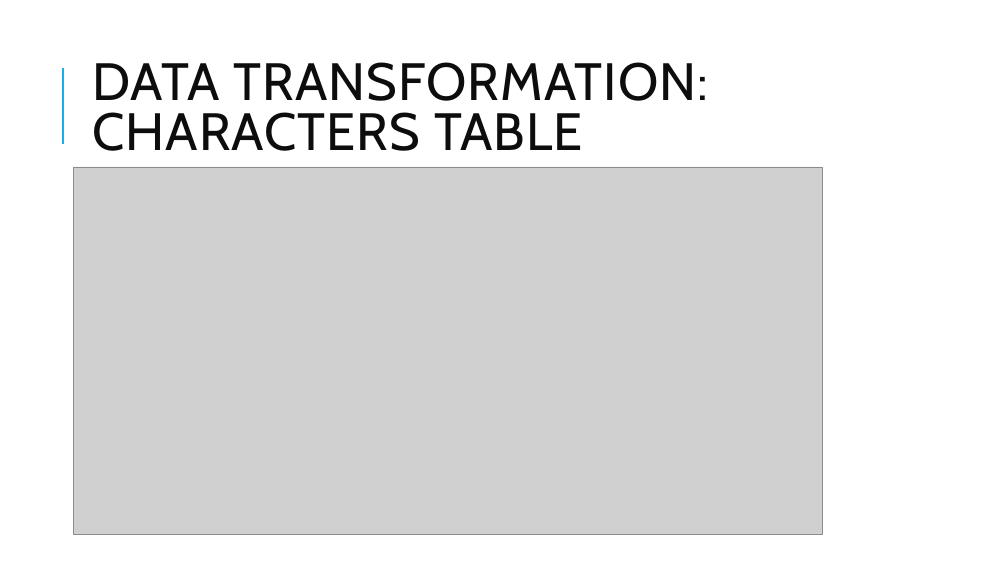
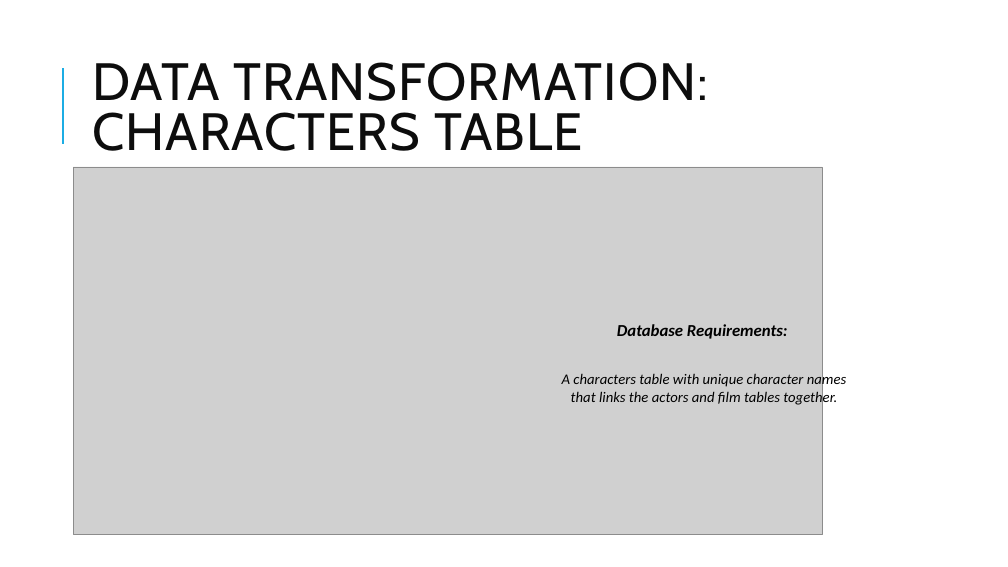
Before and after one commit to KyoldFusion/IMDB-Netflix-, a slide deck: slide 16 of PROJECT 2 (1).pptx. Drawn at 1008x567 pixels with LibreOffice and Linux fonts; fonts in the diff are those of the drawing; grey boxes stand for pictures. Boxes give left, top, right and bottom in pixels: in the first picture for what was removed or moved away, otherwise in the second. Text is boxed around its words. In the diff, an @@ line names an element or a change of style, - is before the commit and + after.

```diff
--- a/PROJECT 2 (1).pptx
+++ b/PROJECT 2 (1).pptx
@@ text added at [617, 324, 788, 339], 16 pt, text #000000, bold, italic @@
+Database Requirements:
@@ text added at [562, 371, 847, 406], 14 pt, text #000000, italic @@
+A characters table with unique character names that links the actors and film tables together.
```
Also in this commit, not shown: 6 other slides changed.
